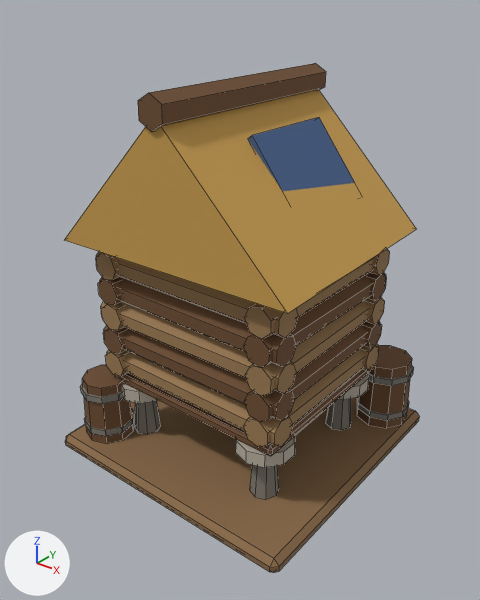
Renders of the FBX model client/CultOfComfort.Unity/Assets/Resources/Art/Models/storage_hut_l2.fbx from each side of a commit.
The view is the same before and after, from a camera (50 mm lens) standing at (1.309, -1.678, 1.618) and looking at (0.013, -0.058, 0.614). Every picture has the same lights, and +X, +Y and +Z are marked at lower left. The first picture is the older version. Mesh edges are drawn as thin lines. Where no turn or scale is listed for an object, it has been applied to the vertices.

Objects in the first picture: 'Building'.
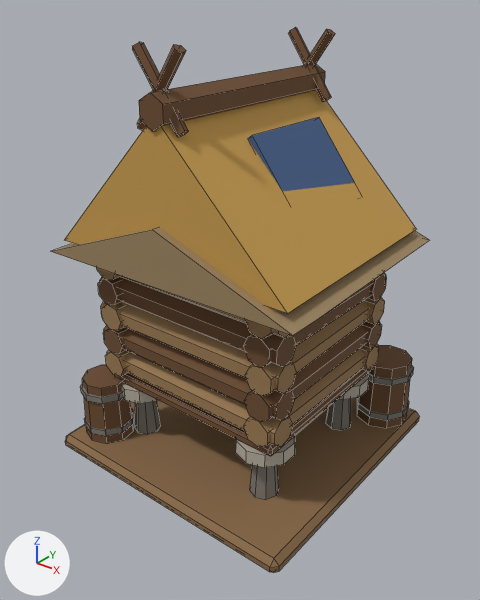
Where the change shows, as pixel boxes [x1, y1, x2, y2] in the pictures (480 x 600 px; the box of a moved part takes in the faces that stretch with it):
'Building', reshaped (6% wider, 7% taller): before [64, 63, 419, 573]; after [51, 27, 429, 573]
part 1 of me_building, moved or reshaped: before [138, 63, 326, 132]; after [139, 64, 325, 131]
part 2 of me_building, added: after [51, 27, 429, 336]

What changed in the scene script:
```text
Change me_building:
    used by ob_building; location = (0.0, 0.0, 0.0)
    remove me_building.from_pydata(...)  # 860 vertices, 675 faces; spans x -0.5..0.5, y -0.5..0.512, z 0.0..1.35
    add me_building.from_pydata(...)  # 906 vertices, 708 faces; spans x -0.5..0.5, y -0.5..0.512, z 0.0..1.466
    me_building part 1: the loose piece of 12 vertices spanning x -0.054..0.054, y -0.433..0.393, z 1.25..1.35 is scaled about its middle by (0.999, 0.99, 1)
    me_building part 2
    30 vertices are added at x -0.491..0.491, y -0.462..0.422, z 0.8..1.466
    8 new vertices lie (0.149, 0.004, 0.213) away from vertices in x -0.088..-0.06, y -0.388..0.353, z 1.234..1.253
    8 new vertices lie (0.149, 0.004, -0.213) away from vertices in x -0.088..-0.06, y -0.388..0.353, z 1.447..1.466
    33 new faces join them
```
